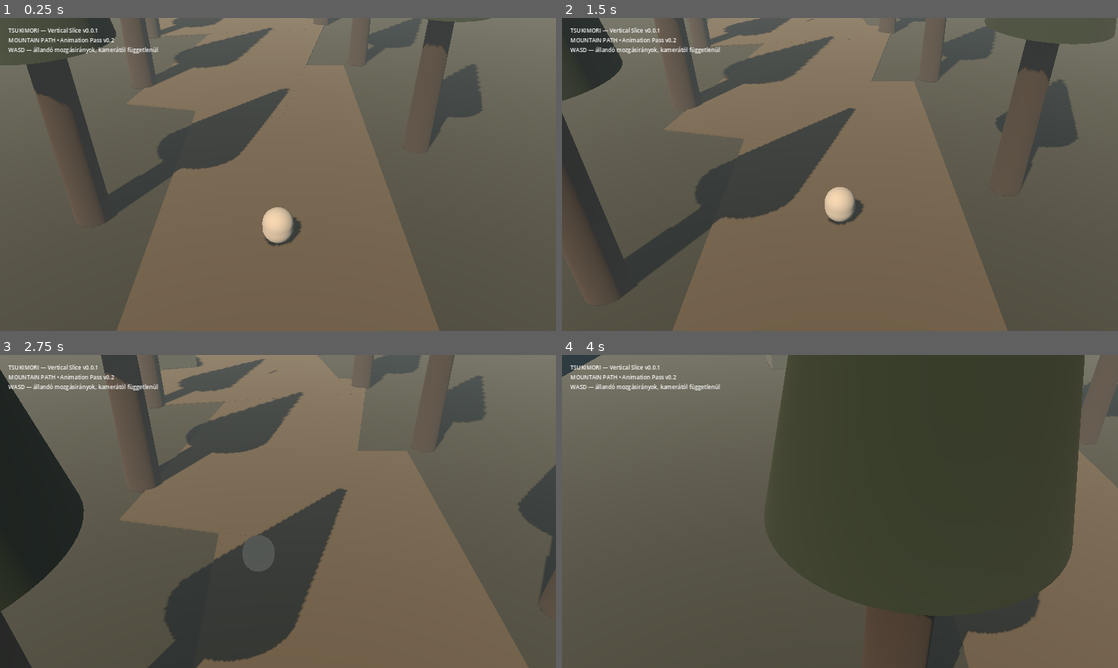
Above: before the commit, frames 1-4 (two rows, left to right).
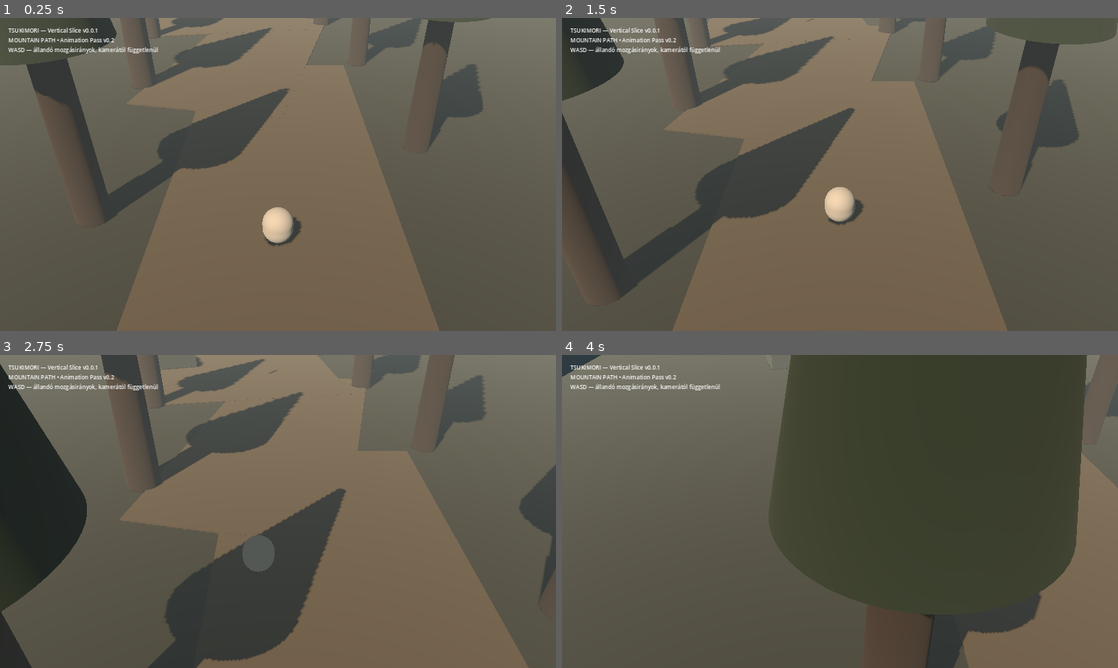
Above: after the commit, the same moments.

Repository: likop93/Tsukimori-Z-rt-Vil-g
Game: Godot game, scene res://scenes/main.tscn
Same seed, same stepped clock (60 frames per second), same inputs: the game is played once before the commit and once after it.
Inputs (mouse positions are in pixels of both pictures, inside the frame that each line leads up to):
- Up to frame 1 (0.25 s): no input
- Up to frame 2 (1.5 s): move the mouse to (812, 237) at 0.52 s; hold W from 0.53 s (still down); click (812, 237) at 0.67 s; move the mouse to (1006, 221) at 1.27 s
- Up to frame 3 (2.75 s): move the mouse to (111, 464) at 2.02 s; release W at 2.03 s; hold A from 2.03 s (still down)
- Up to frame 4 (4 s): move the mouse to (867, 511) at 2.77 s; click (867, 511) at 2.92 s; move the mouse to (756, 433) at 3.52 s; release A at 3.53 s; hold S from 3.53 s (still down)

The runs differ from the first frame. In frame 1, less than 0.1% of the frame differs, in the area x 6-87%, y 0-44%; in frame 2, 0.2%; in frame 3, 0.5%; in frame 4, 0.7%, in the area x 37-100%, y 0-90%.

Commit message:
Wire ambient motion into Mountain Path scene

Diff:
--- a/scenes/world/mountain_path.tscn
+++ b/scenes/world/mountain_path.tscn
@@ -1,8 +1,9 @@
-[gd_scene load_steps=25 format=3]
+[gd_scene load_steps=26 format=3]
 
 [ext_resource type="Script" path="res://scripts/mountain_path.gd" id="1_world"]
 [ext_resource type="PackedScene" path="res://scenes/player/player.tscn" id="2_player"]
 [ext_resource type="Script" path="res://scripts/camera_zone.gd" id="3_camera_zone"]
+[ext_resource type="Script" path="res://scripts/mountain_ambient.gd" id="4_ambient"]
 
 [sub_resource type="BoxMesh" id="TerrainMesh"]
 size = Vector3(46, 0.6, 84)
@@ -138,6 +139,9 @@
 light_color = Color(1, 0.79, 0.59, 1)
 light_energy = 1.32
 shadow_enabled = true
+
+[node name="AmbientMotion" type="Node" parent="."]
+script = ExtResource("4_ambient")
 
 [node name="TerrainGround" type="StaticBody3D" parent="."]
 position = Vector3(0, -0.3, -5)
